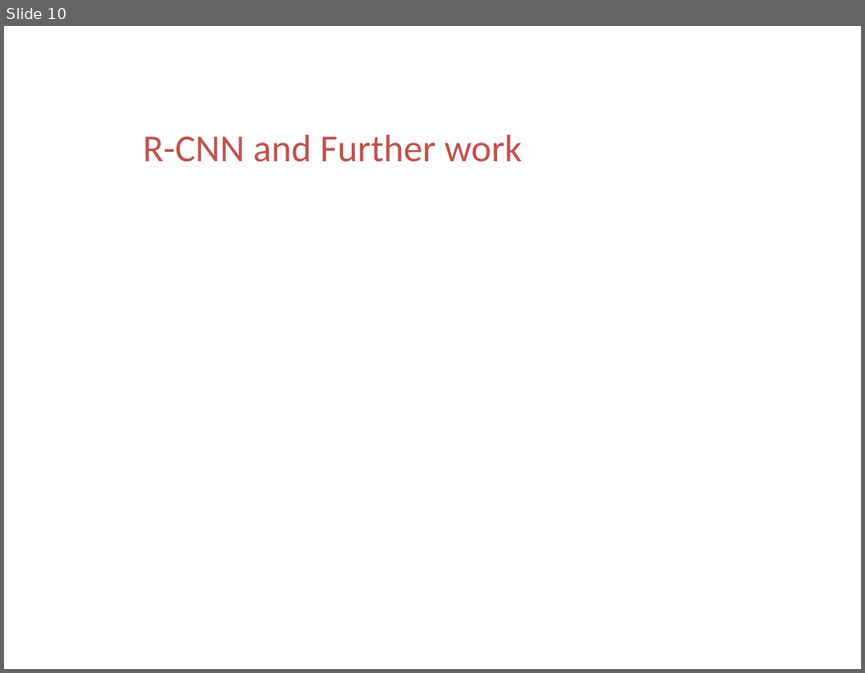
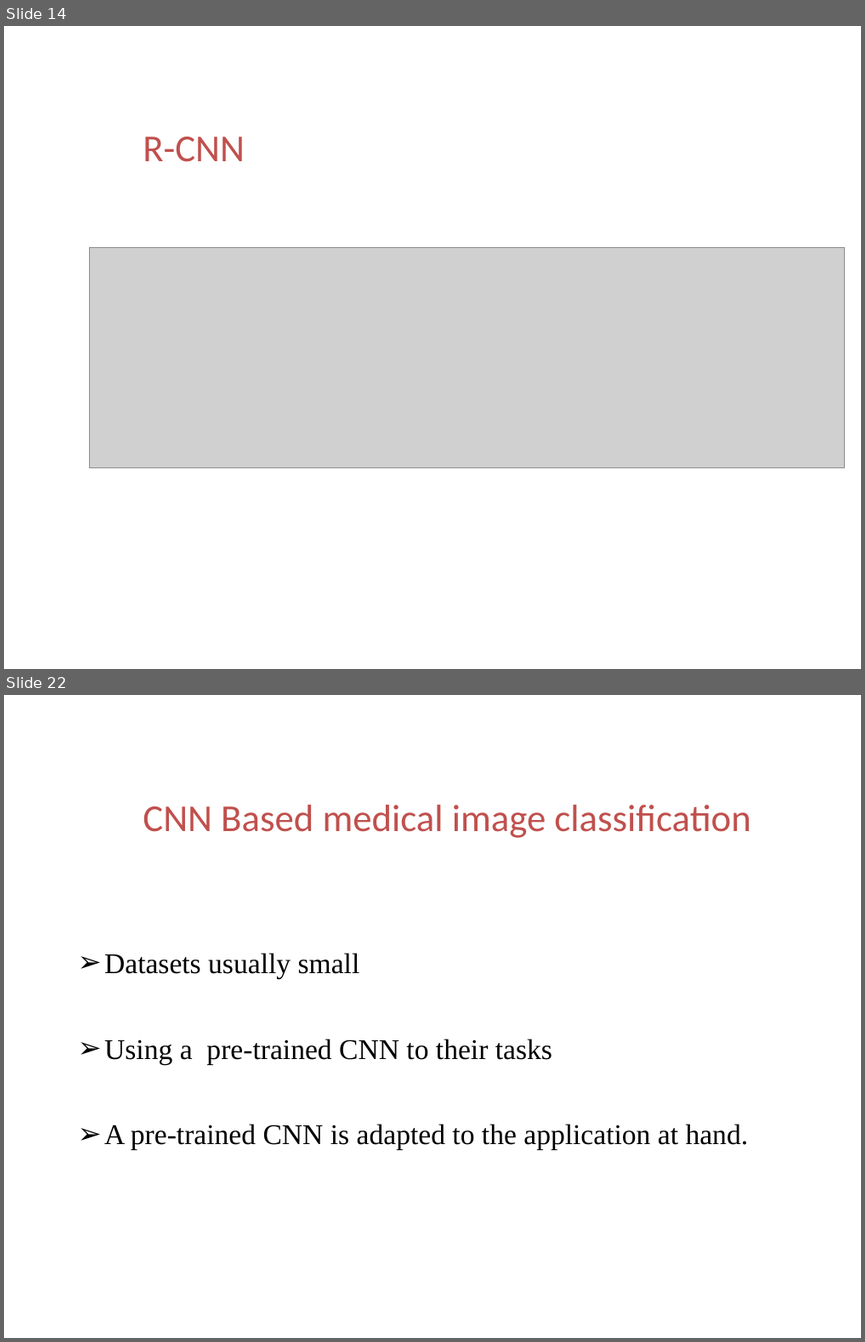
Before and after one commit to ttomchy/CV_2Project, a slide deck: presentation.pptx. Shown one above the other, each under a label of ours: slide 10 before the commit, slides 14 and 22 after it; the slides between them are not shown. The pictures are 865x673 and 865x1342 pixels, drawn with LibreOffice and Linux fonts; fonts in the diff are those of the drawing; grey boxes stand for pictures; background and template pictures are left out. Boxes give left, top, right and bottom in pixels: in the first picture for what was removed or moved away, otherwise in the second. Text is boxed around its words. In the diff, an @@ line names an element or a change of style, - is before the commit and + after.

```diff
--- a/presentation.pptx
+++ b/presentation.pptx
@@ slide 22 added at <box>4,695,861,1338</box>, background picture (left out) @@
@@ text added at <box>69,791,121,839</box>, 28 pt, text #FFFFFF, bold @@
+04
@@ text added at <box>143,805,750,838</box>, 32 pt, text #C0504D @@
+CNN Based medical image classification
@@ text added at <box>104,953,749,1150</box>, 24 pt, text #000000 @@
+➢ Datasets usually small
+➢ Using a pre-trained CNN to their tasks
+➢ A pre-trained CNN is adapted to the application at hand.
@@ what was slide 10 is now slide 14 @@
@@ slide 14 changed as well @@
@@ text at <box>143,136,245,162</box>: text changed @@
-R-CNN and Further work
+R-CNN
@@ picture added at <box>90,247,845,467</box> @@
```
Also in this commit, not shown: 3 other slides changed, 27 other slides added, 2 slides removed.
